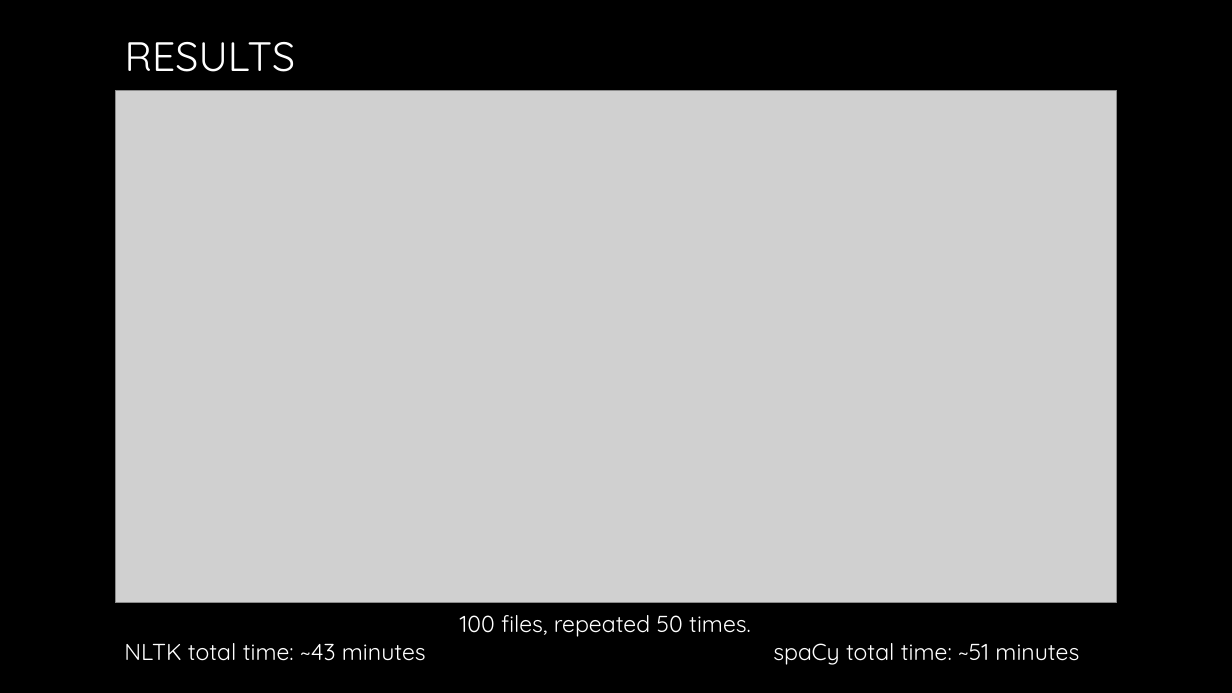
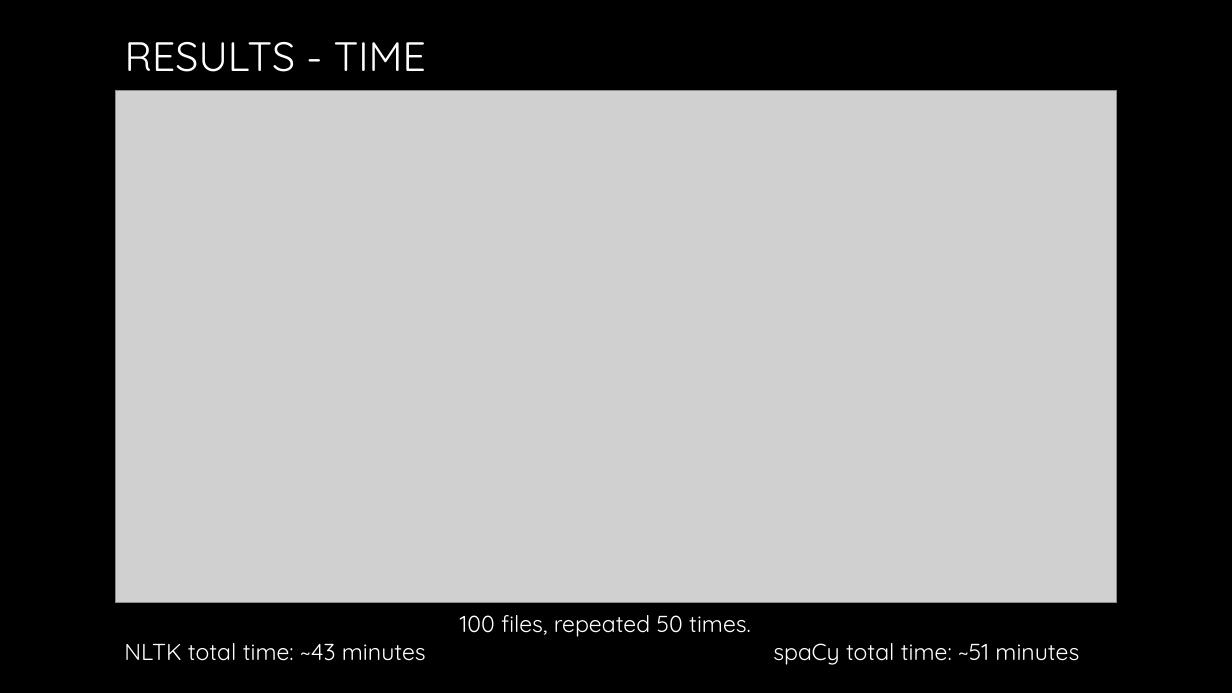
Before and after one commit to jejabour/Aglorithms_NLP, a slide deck: slide 10 of Project_Presentation_Joseph_Jabour.pptx. Drawn at 1232x693 pixels with LibreOffice and Linux fonts; fonts in the diff are those of the drawing; grey boxes stand for pictures; background and template pictures are left out. Boxes give left, top, right and bottom in pixels: in the first picture for what was removed or moved away, otherwise in the second. Text is boxed around its words. In the diff, an @@ line names an element or a change of style, - is before the commit and + after.

Commit message:
Typos in the powerpoint, downloaded the paper

```diff
--- a/Project_Presentation_Joseph_Jabour.pptx
+++ b/Project_Presentation_Joseph_Jabour.pptx
@@ title at (125,42,426,72): text changed @@
-RESULTS
+RESULTS - TIME
```
Also in this commit, not shown: 3 other slides changed, 1 other file.
